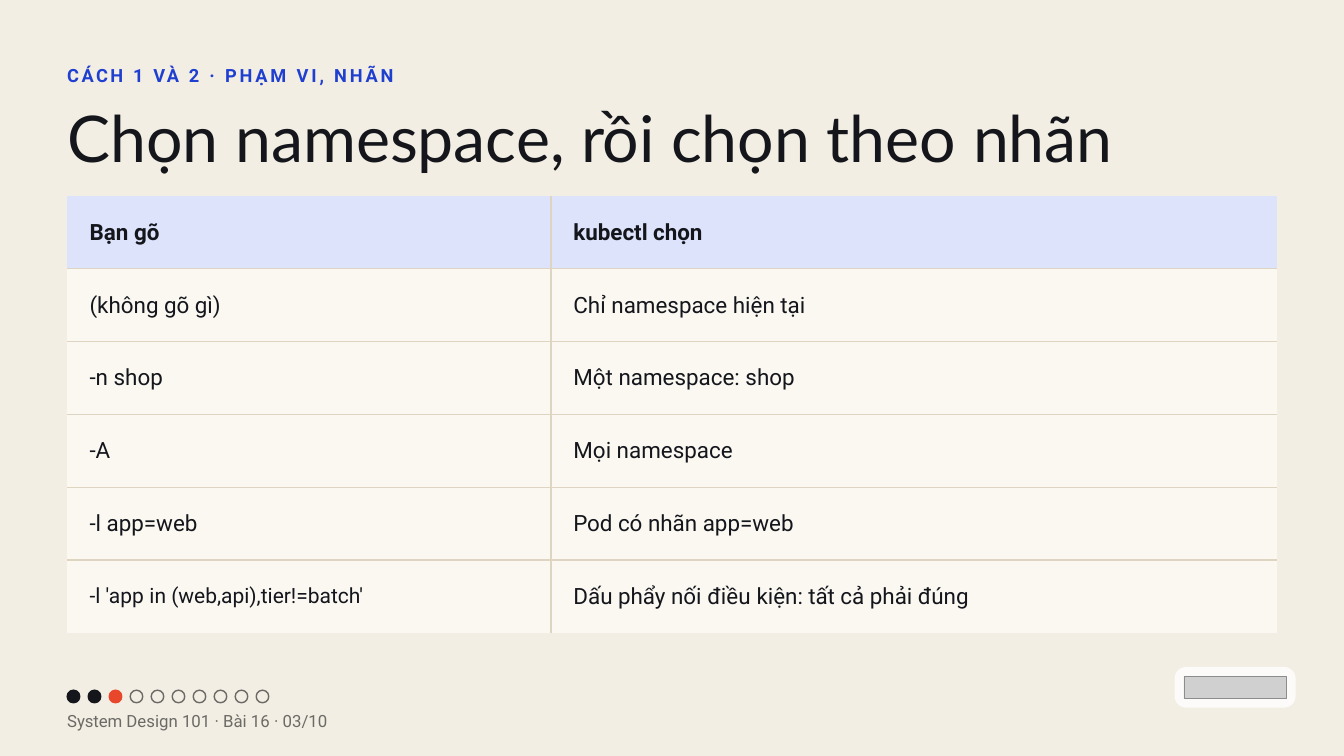
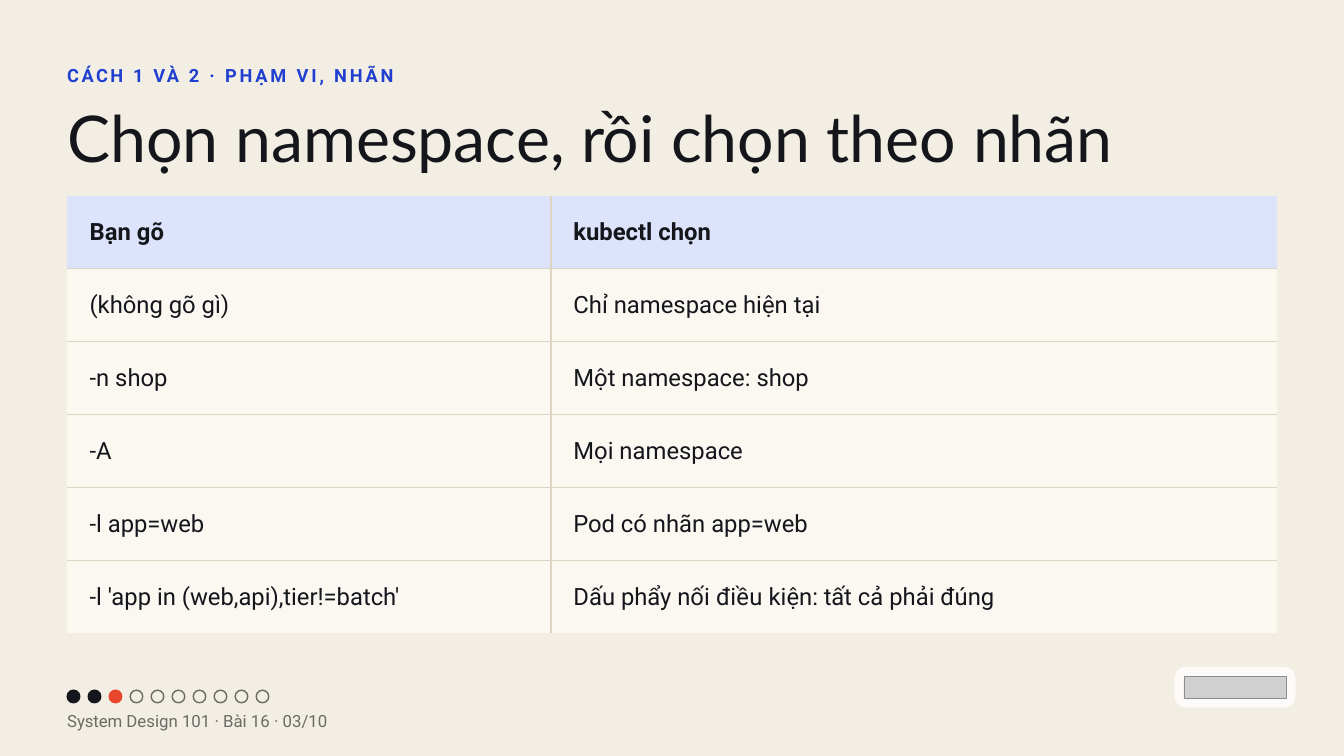
Before and after one commit to vohoailinh90/tool-marketing-studio, a slide deck: slide 3 of system-design-101/vi/lessons/sd-13-016/slides/sd-13-016.pptx. Drawn at 1344x756 pixels with LibreOffice and Linux fonts; fonts in the diff are those of the drawing; grey boxes stand for pictures. Boxes give left, top, right and bottom in pixels: in the first picture for what was removed or moved away, otherwise in the second. Text is boxed around its words. In the diff, an @@ line names an element or a change of style, - is before the commit and + after.

```diff
--- a/system-design-101/vi/lessons/sd-13-016/slides/sd-13-016.pptx
+++ b/system-design-101/vi/lessons/sd-13-016/slides/sd-13-016.pptx
@@ table at (x1=67, y1=196, x2=1277, y2=614) @@
@@ size 24 to 25.5 pt in "Bạn gõ", "kubectl chọn", "(không gõ gì)", "Chỉ namespace hiện tại" and 7 more places @@
@@ letter spacing -0.1 to 0 pt, letter spacing -0.1 to -0.2 pt in "gõ" @@
@@ letter spacing 0 to -0.1 pt in "app=web", "app=web" @@
@@ size 22.5 to 25.5 pt in "-l 'app in (web,api),tier!=batch'" @@
@@ line spacing 28.8pt to 30.6pt @@
@@ line spacing 27pt to 30.6pt @@
```
Also in this commit, not shown: 4 other files.
